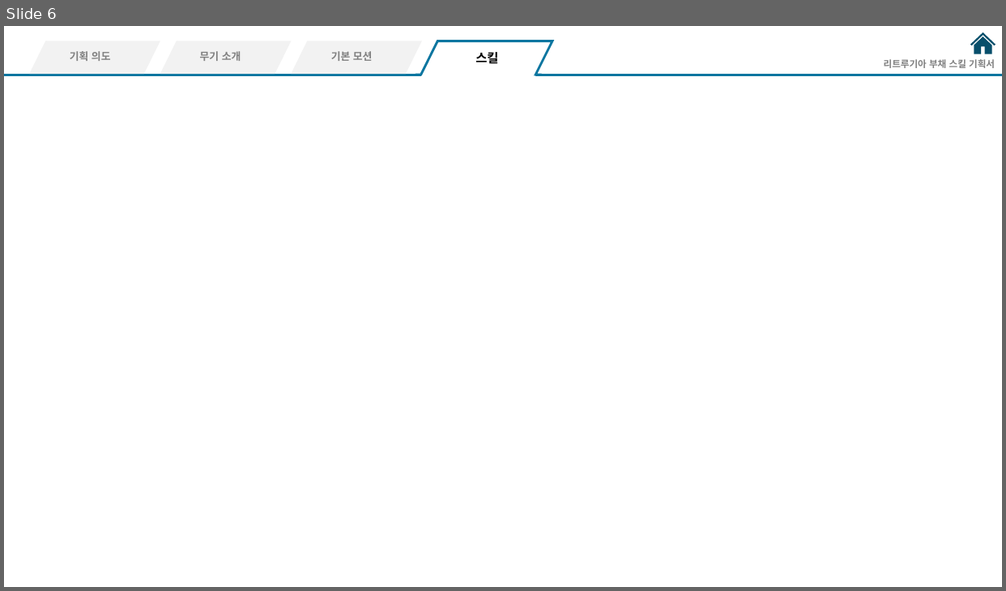
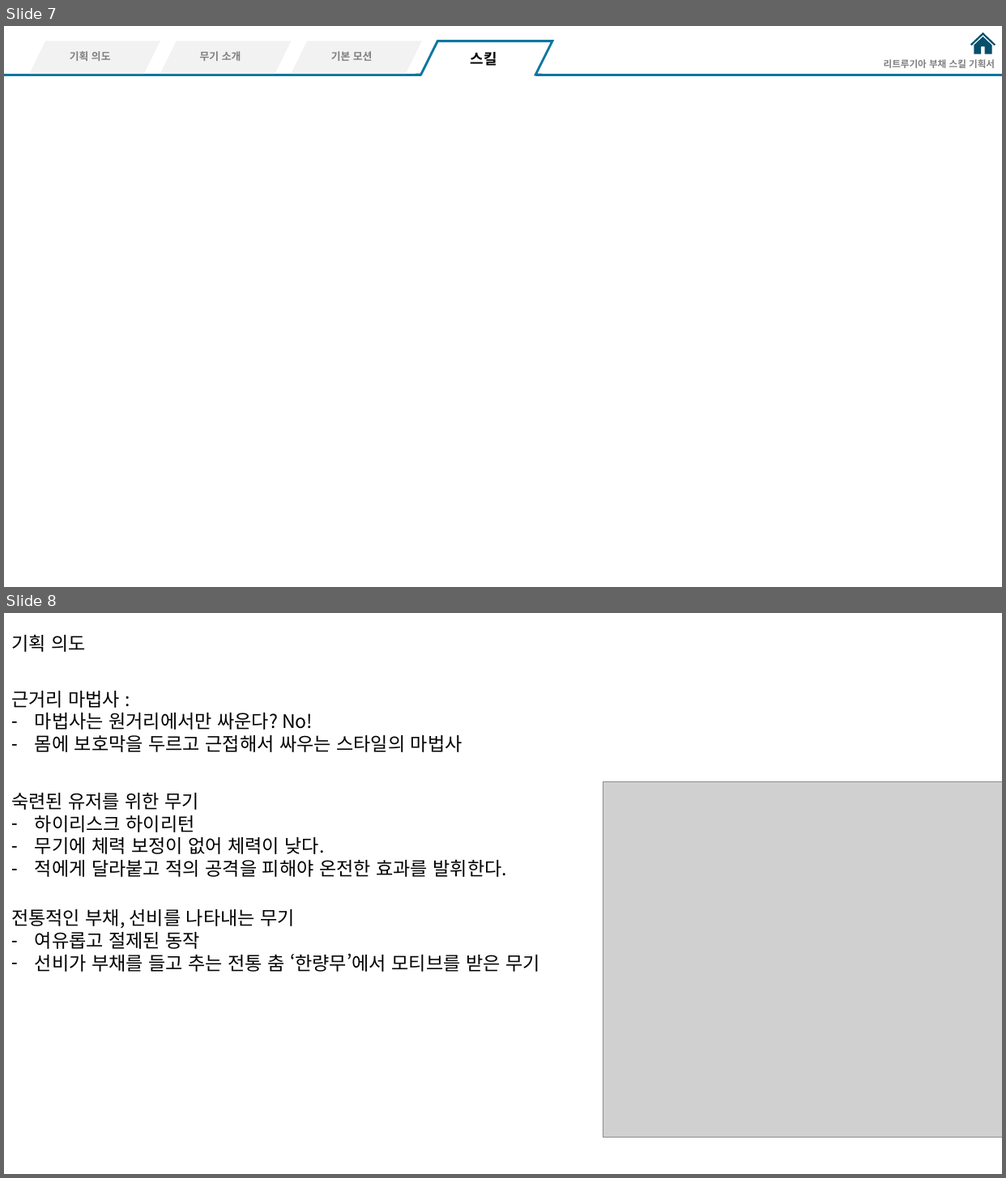
Before and after one commit to hjs0913/GameDesign, a slide deck: 액션&경영 RPG/스킬/리트루기아_부채스킬기획.pptx. Shown one above the other, each under a label of ours: slide 6 before the commit, slides 7 and 8 after it. The pictures are 1006x591 and 1006x1178 pixels, drawn with LibreOffice and Linux fonts; fonts in the diff are those of the drawing; grey boxes stand for pictures. Boxes give left, top, right and bottom in pixels: in the first picture for what was removed or moved away, otherwise in the second. Text is boxed around its words. In the diff, an @@ line names an element or a change of style, - is before the commit and + after.

Commit message:
부채 스킬 기획서 작성중

```diff
--- a/액션&경영 RPG/스킬/리트루기아_부채스킬기획.pptx
+++ b/액션&경영 RPG/스킬/리트루기아_부채스킬기획.pptx
@@ slide 8 added at (4, 613, 1002, 1174), background #FFFFFF @@
@@ group added at (11, 634, 540, 972): 4 texts @@
+근거리 마법사 :
+– 마법사는 원거리에서만 싸운다? No!
+– 몸에 보호막을 두르고 근접해서 싸우는 스타일의 마법사
+숙련된 유저를 위한 무기
+– 하이리스크 하이리턴
+– 무기에 체력 보정이 없어 체력이 낮다.
+– 적에게 달라붙고 적의 공격을 피해야 온전한 효과를 발휘한다.
+전통적인 부채, 선비를 나타내는 무기
+– 여유롭고 절제된 동작
+– 선비가 부채를 들고 추는 전통 춤 ‘한량무’에서 모티브를 받은 무기
+기획 의도
@@ picture added at (603, 782, 1002, 1138) @@
@@ what was slide 6 is now slide 7 @@
@@ slide 7 changed as well @@
@@ text "스킬" at (471, 52, 497, 66): size 12 to 14 pt @@
```
Also in this commit, not shown: 5 other slides changed, 2 other slides added, 1 slide removed, 2 other files.
